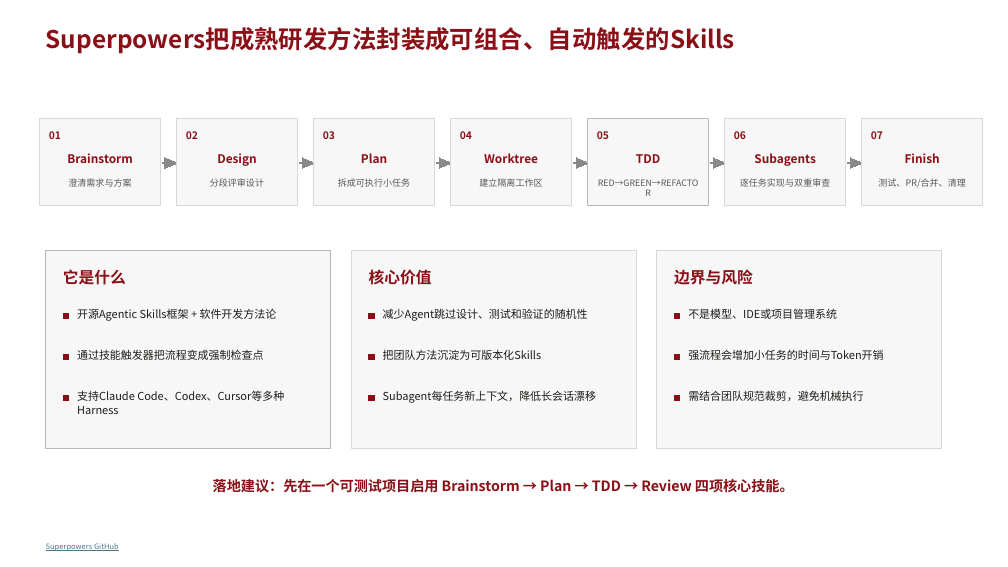
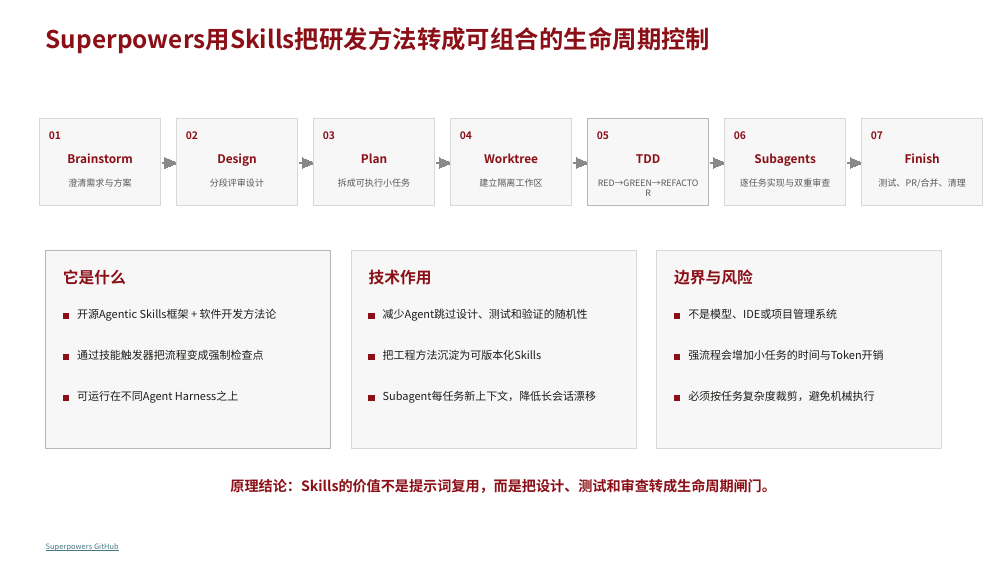
Before and after one commit to peter-liu1997/ai-solution-reports, a slide deck: slide 10 of AI-Coding-工具能力赋能-16页华为企业方案风格版.pptx. Drawn at 1008x567 pixels with LibreOffice and Linux fonts; fonts in the diff are those of the drawing. Boxes give left, top, right and bottom in pixels: in the first picture for what was removed or moved away, otherwise in the second. Text is boxed around its words. In the diff, an @@ line names an element or a change of style, - is before the commit and + after.

```diff
--- a/AI-Coding-工具能力赋能-16页华为企业方案风格版.pptx
+++ b/AI-Coding-工具能力赋能-16页华为企业方案风格版.pptx
@@ text at <box>46,27,711,54</box>: text changed @@
-Superpowers把成熟研发方法封装成可组合、自动触发的Skills
+Superpowers用Skills把研发方法转成可组合的生命周期控制
@@ text at <box>369,269,432,285</box>: text changed @@
-核心价值
+技术作用
@@ text at <box>383,349,541,360</box>: text changed @@
-把团队方法沉淀为可版本化Skills
+把工程方法沉淀为可版本化Skills
@@ text at <box>77,391,238,403</box>: text changed @@
-支持Claude Code、Codex、Cursor等多种Harness
+可运行在不同Agent Harness之上
@@ text at <box>688,390,874,401</box>: text changed @@
-需结合团队规范裁剪，避免机械执行
+必须按任务复杂度裁剪，避免机械执行
@@ text at <box>230,479,776,493</box>: text changed @@
-落地建议：先在一个可测试项目启用 Brainstorm → Plan → TDD → Review 四项核心技能。
+原理结论：Skills的价值不是提示词复用，而是把设计、测试和审查转成生命周期闸门。
```
Also in this commit, not shown: 9 other slides changed, 2 slides added, 2 slides removed.
